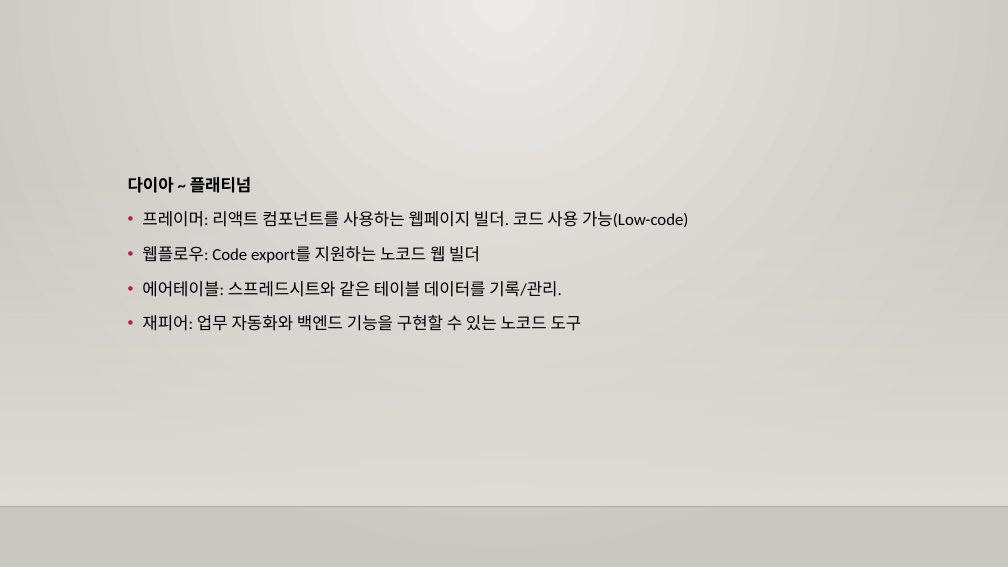
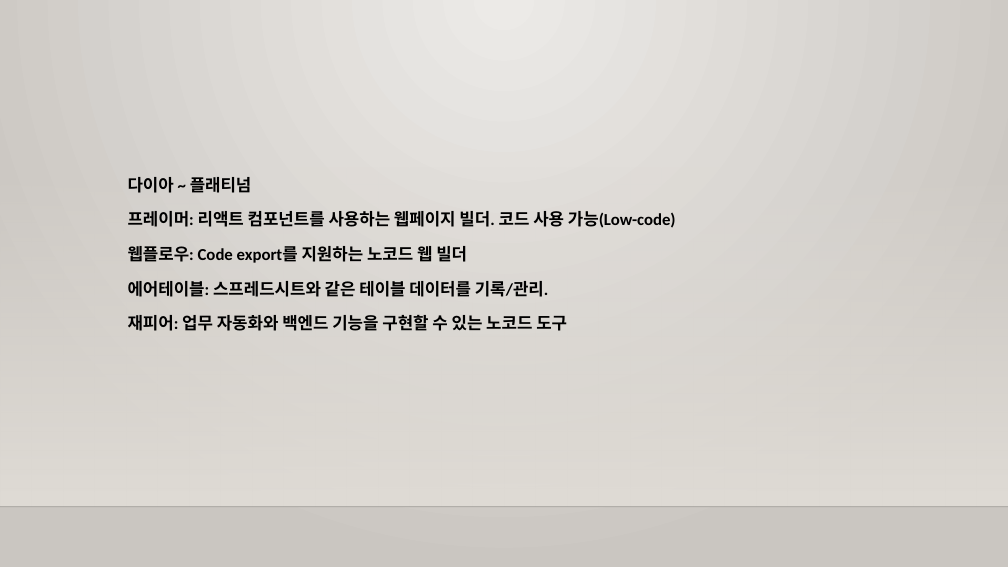
Before and after one commit to m00nlygreat/obsidian-vault, a slide deck: slide 11 of 노코드 엔지니어링/노코드 개론.pptx. Drawn at 1008x567 pixels with LibreOffice and Linux fonts; fonts in the diff are those of the drawing; background and template pictures are left out. Boxes give left, top, right and bottom in pixels: in the first picture for what was removed or moved away, otherwise in the second. Text is boxed around its words. In the diff, an @@ line names an element or a change of style, - is before the commit and + after.

Commit message:
백업 완료: 2023-11-25 02:02:07
Affected files:
노코드 엔지니어링/노코드 개론.pptx

```diff
--- a/노코드 엔지니어링/노코드 개론.pptx
+++ b/노코드 엔지니어링/노코드 개론.pptx
@@ text at [128, 211, 676, 331]: bold on; bullet • to none @@
```
Also in this commit, not shown: 12 other slides changed.
